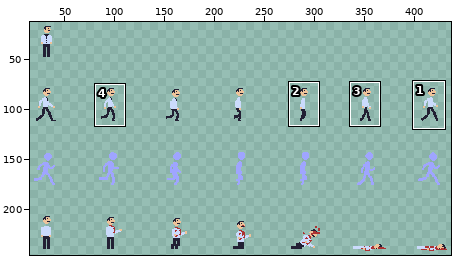
File history of a sprite sheet, assets/officeSheet.png. Above: a wide view before the commit, with the close-up outlined.
Close-up. Earlier state:
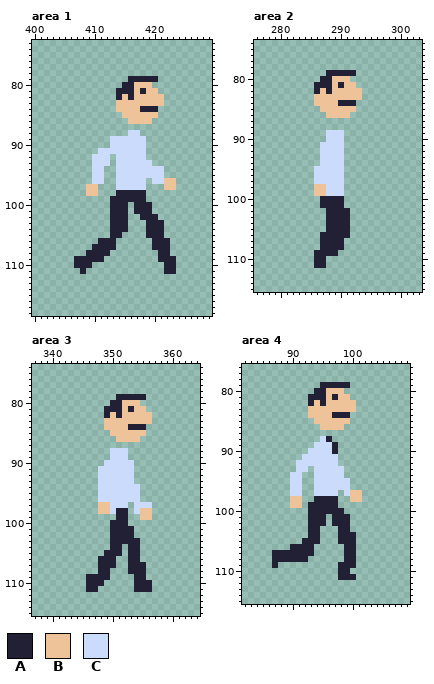
The file is 448x256 pixels. Shown: area 1: x 400..429, y 73..118; area 2: x 276..303, y 74..115; area 3: x 337..364, y 74..115; area 4: x 82..109, y 76..115. The wide view leaves out empty margins. The commit also changed other parts of the picture, which this record leaves out.
Palette (. is transparent): A #222034  B #eec39a  C #cbdbfc
Pixels before, area 1, first column x 407:
 79 .........AAAAA...
 80 ........AABBB....
 81 .......AAABABB...
 82 .......ABABBBBB..
 83 .......BBBBBBBB..
 84 .......BBBBAAA...
 85 ........BBBBBB...
 86 .........BBBB....
 87 .................
 88 .........CC......
 89 ......CCCCCC.....
 90 ......CCCCCC.....
 91 ....CCCCCCCC.....
 92 ...CCC.CCCCC.....
 93 ...CCC.CCCCCC....
 94 ...CC..CCCCCCCC..
 95 ...CC..CCCCCCCC..
 96 ...CC..CCCCC.CCBB
 97 ..BB...CCCCC...BB
 98 ..BB...AAAAA.....
 99 ......AAAAAA.....
100 ......AAA.AAA....
101 ......AAA.AAA....
102 ......AAA..AAA...
103 ......AAA...AAA..
104 ......AAA...AAA..
105 ......AA....AAA..
106 ....AAA......AAA.
107 ...AAAA......AAA.
108 ..AAAA........AA.
109 AAAAA.........AAA
110 AAA............AA
111 .A.............AA
Pixels before, area 2, first column x 286:
 79 ..AAAAA.
 80 .AABBB..
 81 AAABABB.
 82 ABABBBBB
 83 BBBBBBBB
 84 BBBBAAA.
 85 .BBBBBB.
 86 ..BBBB..
 87 ........
 88 ........
 89 ..CCC...
 90 ..CCC...
 91 .CCCC...
 92 .CCCC...
 93 .CCCC...
 94 .CCCC...
 95 CCCCC...
 96 CCCCC...
 97 CCCCC...
 98 BBCCC...
 99 BBCCC...
100 .AAAA...
101 .AAAA...
102 ..AAAA..
103 ..AAAA..
104 ..AAAA..
105 ..AAAA..
106 .AAAAA..
107 .AAAA...
108 .AAAA...
109 AAAA....
110 AA......
111 AA......
Pixels before, area 3, first column x 346:
 79 .....AAAAA.
 80 ....AABBB..
 81 ...AAABABB.
 82 ...ABABBBBB
 83 ...BBBBBBBB
 84 ...BBBBAAA.
 85 ....BBBBBB.
 86 .....BBBB..
 87 ...........
 88 ....CCC....
 89 ....CCC....
 90 ...CCCCC...
 91 ..CCCCCC...
 92 ..CCCCCC...
 93 ..CCCCCC...
 94 ..CCCCCCC..
 95 ..CCCCCCC..
 96 ..CCCCCCC..
 97 ..BBCCC.CCC
 98 ..BBCAA.CBB
 99 .....AA..BB
100 ....AAA....
101 ....AAAA...
102 ....AAAA...
103 ....AAAAA..
104 ....AA.AA..
105 ...AAA.AA..
106 ..AAA..AA..
107 ..AAA..AAA.
108 ..AA...AAA.
109 AAAA....AA.
110 AAA.....AAA
111 AA......AAA
Pixels before, area 4, first column x 87:
 79 ........AAAAA..
 80 .......AABBB...
 81 ......AAABABB..
 82 ......ABABBBBB.
 83 ......BBBBBBBB.
 84 ......BBBBAAA..
 85 .......BBBBBB..
 86 ........BBBB...
 87 ...............
 88 ........CA.....
 89 .......CCCA....
 90 ......CCCCA....
 91 .....CCCCCC....
 92 ....CCCCCCC....
 93 ....CC.CCCCC...
 94 ...CC..CCCCC...
 95 ...CC..CCCCCC..
 96 ...CC..CCCCCC..
 97 ...CC..CCCC.CBB
 98 ...BB..AAAA..BB
 99 ...BB.AAAAA....
100 ......AAAAAA...
101 ......AAA.AAA..
102 ......AAA.AAA..
103 ......AA...AA..
104 ......AA...AAA.
105 .....AAA...AAA.
106 ...AAAA.....AA.
107 AAAAAAA.....AA.
108 AAAAAA......AA.
109 A..........AAA.
110 ...........AA..
111 ...........AAA.
The result:
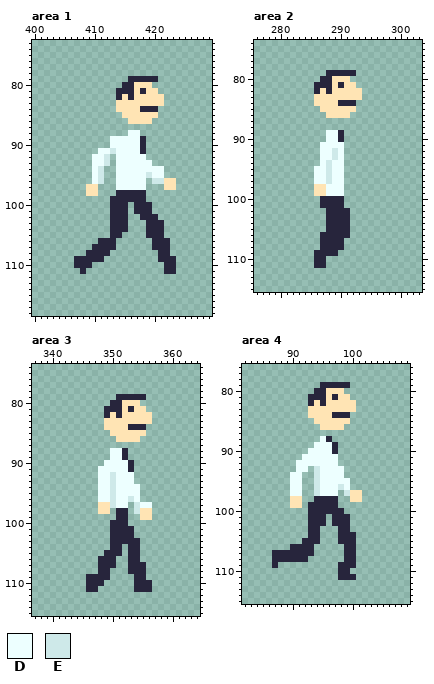
Colours new in this view: D #edffff  E #cee9e9
What changed:
Colour A changes from #222034 to #27253c.
Colour B changes from #eec39a to #ffe4b4.
Area 1:
Colour C gives way to colour A in rows 89 to 91 at x 418.
Colour C gives way to colour D in row 88 at x 416 to 417; in rows 89 to 90 at x 413 to 417; in row 91 at x 411 to 412 and 414 to 417; in row 92 at x 410 to 411 and 414 to 418; in row 93 at x 410 to 411 and 414 to 419; in row 94 at x 410 and 414 to 421.
Colour C gives way to colour D in row 95 at x 410, 414 to 418 and 420 to 421; in row 96 at x 410 and 414 to 418; in row 97 at x 414 to 418.
Colour C gives way to colour E in row 91 at x 413; in rows 92 to 93 at x 412; in row 94 at x 411; in row 95 at x 411 and 419; in row 96 at x 411 and 420 to 421.
Area 2:
Colour C gives way to colour A in rows 89 to 90 at x 290.
Colour C gives way to colour D in rows 89 to 90 at x 288 to 289; in row 91 at x 287 to 290; in rows 92 to 93 at x 287 to 288 and 290; in row 94 at x 287 and 289 to 290; in rows 95 to 97 at x 286 to 287 and 289 to 290; in rows 98 to 99 at x 288 to 290.
Colour C gives way to colour E in rows 92 to 93 at x 289; in rows 94 to 97 at x 288.
Area 3:
Colour C gives way to colour A in rows 88 to 89 at x 352; in rows 90 to 91 at x 353.
Colour C gives way to colour D in rows 88 to 89 at x 350 to 351; in row 90 at x 349 to 352; in row 91 at x 348 to 352; in rows 92 to 93 at x 348 to 349 and 351 to 353; in rows 94 to 95 at x 348 to 349 and 351 to 354; in row 96 at x 348 to 349, 351 to 352 and 354.
Colour C gives way to colour D in row 97 at x 351 to 352 and 355 to 356.
Colour C gives way to colour E in rows 92 to 95 at x 350; in row 96 at x 350 and 353; in row 97 at x 350 and 354; in row 98 at x 354.
The edit erases colour C in row 98 at x 350.
Area 4:
Colour C gives way to colour D in row 88 at x 95; in row 89 at x 94 to 96; in row 90 at x 93 to 96; in row 91 at x 92 to 97; in row 92 at x 91 to 97; in row 93 at x 91 to 92 and 95 to 98.
Colour C gives way to colour D in row 94 at x 90 to 91 and 95 to 98; in row 95 at x 90 to 91 and 95 to 99; in row 96 at x 90 to 91, 95 to 97 and 99; in row 97 at x 90 to 91 and 95 to 97.
Colour C gives way to colour E in rows 93 to 95 at x 94; in row 96 at x 94 and 98; in row 97 at x 94 and 99.
